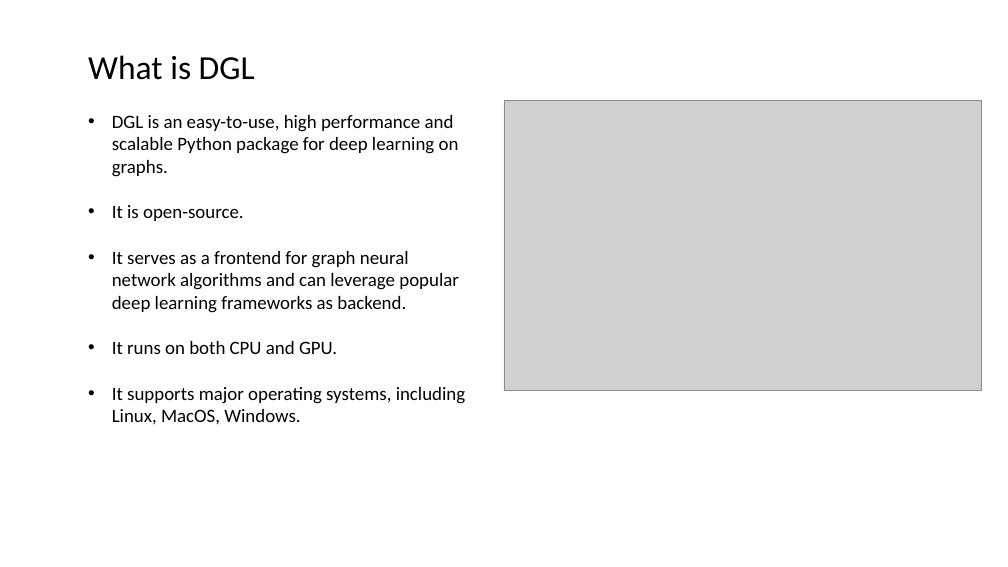
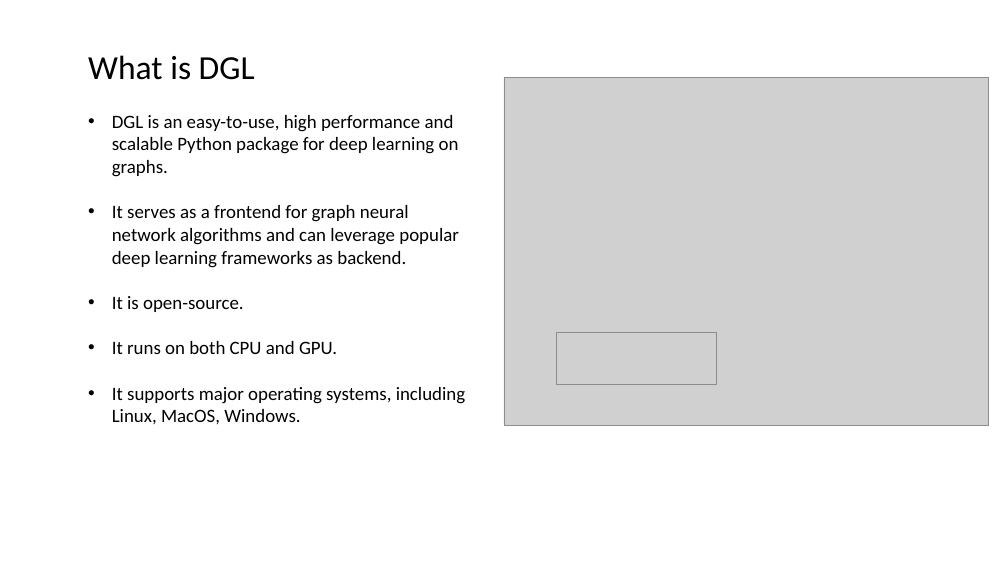
Before and after one commit to 596050/DGL_Internal_Workshop_April2020, a slide deck: slide 2 of Session02.pptx. Drawn at 1008x567 pixels with LibreOffice and Linux fonts; fonts in the diff are those of the drawing; grey boxes stand for pictures. Boxes give left, top, right and bottom in pixels: in the first picture for what was removed or moved away, otherwise in the second. Text is boxed around its words. In the diff, an @@ line names an element or a change of style, - is before the commit and + after.

```diff
--- a/Session02.pptx
+++ b/Session02.pptx
@@ picture: place and size @@
-picture at [504,101,982,390]
+picture at [504,77,989,426]
@@ text at [112,205,459,268]: paragraph added @@
+• It serves as a frontend for graph neural network algorithms and can leverage popular deep learning frameworks as backend.
@@ text at [112,251,459,313]: paragraph removed @@
-• It serves as a frontend for graph neural network algorithms and can leverage popular deep learning frameworks as backend.
@@ picture added at [557,332,717,384] @@
```
Also in this commit, not shown: 6 other slides changed.
